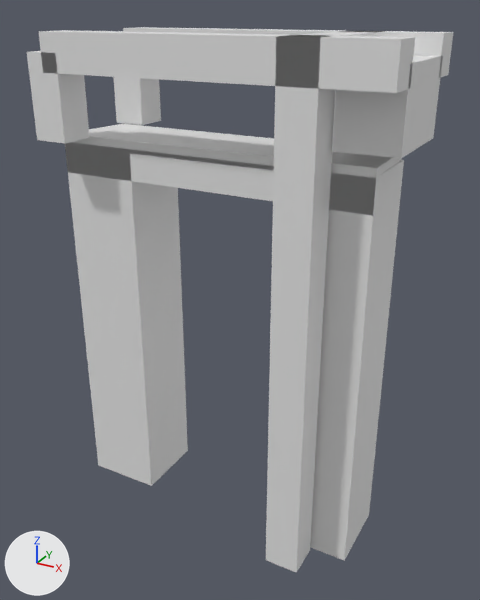
The glTF model models/hoorn/hoorn-turfhavenbrug/hoorn-turfhavenbrug.glb as it was, and as the next commit left it.
Before and after are seen from a 50 mm lens placed at (8.27, -14.22, 3.52), pointed at (0.44, 0.01, -3.59). The lights are fixed; the arrows at lower left show +X, +Y and +Z. The picture after the commit comes second.

In view in the first picture: 'building:balans', 'building:balans 2', 'building:contragewicht', 'building:hamei', 'building:hamei 2', 'building:hangstang', 'building:hangstang 2', 'building:portaal', 'road:dek', 'road:landhoofd (aangenomen)', 'road:landhoofd (aangenomen) 2', 'road:voetpad'.
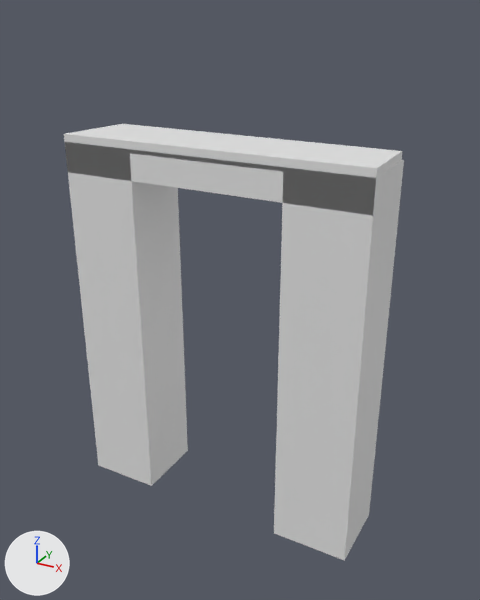
Diff of the bpy script that builds the scene:
```diff
--- a/models/hoorn/hoorn-turfhavenbrug/hoorn-turfhavenbrug.glb.py
+++ b/models/hoorn/hoorn-turfhavenbrug/hoorn-turfhavenbrug.glb.py
@@ ob_building_hamei @@
-ob_building_hamei = bpy.data.objects.new('building:hamei', me_hamei)
-ob_building_hamei.location = (0.0, 0.0, 0.0)
@@ ob_building_hamei_2 @@
-ob_building_hamei_2 = bpy.data.objects.new('building:hamei 2', me_hamei_2)
-ob_building_hamei_2.location = (0.0, 0.0, 0.0)
@@ ob_building_portaal @@
-ob_building_portaal = bpy.data.objects.new('building:portaal', me_portaal)
-ob_building_portaal.location = (0.0, 0.0, 0.0)
@@ ob_building_balans @@
-ob_building_balans = bpy.data.objects.new('building:balans', me_balans)
-ob_building_balans.location = (0.0, 0.0, 0.0)
@@ ob_building_hangstang @@
-ob_building_hangstang = bpy.data.objects.new('building:hangstang', me_hangstang)
-ob_building_hangstang.location = (0.0, 0.0, 0.0)
@@ ob_building_balans_2 @@
-ob_building_balans_2 = bpy.data.objects.new('building:balans 2', me_balans_2)
-ob_building_balans_2.location = (0.0, 0.0, 0.0)
@@ ob_building_hangstang_2 @@
-ob_building_hangstang_2 = bpy.data.objects.new('building:hangstang 2', me_hangstang_2)
-ob_building_hangstang_2.location = (0.0, 0.0, 0.0)
@@ ob_building_contragewicht @@
-ob_building_contragewicht = bpy.data.objects.new('building:contragewicht', me_contragewicht)
-ob_building_contragewicht.location = (0.0, 0.0, 0.0)
```

Changed parts and their boxes (x1, y1, x2, y2) in the pictures (480 x 600 px):
'building:hamei 2', deleted: before (266, 35, 335, 573)
'building:balans 2', deleted: before (38, 30, 415, 93)
'building:contragewicht', deleted: before (333, 55, 443, 158)
'building:hangstang 2', deleted: before (27, 51, 90, 143)
'building:balans', deleted: before (123, 27, 453, 78)
'building:hangstang', deleted: before (113, 77, 161, 125)
'building:portaal', deleted: before (287, 31, 375, 36)
'building:hamei', deleted: before (333, 31, 384, 137)
